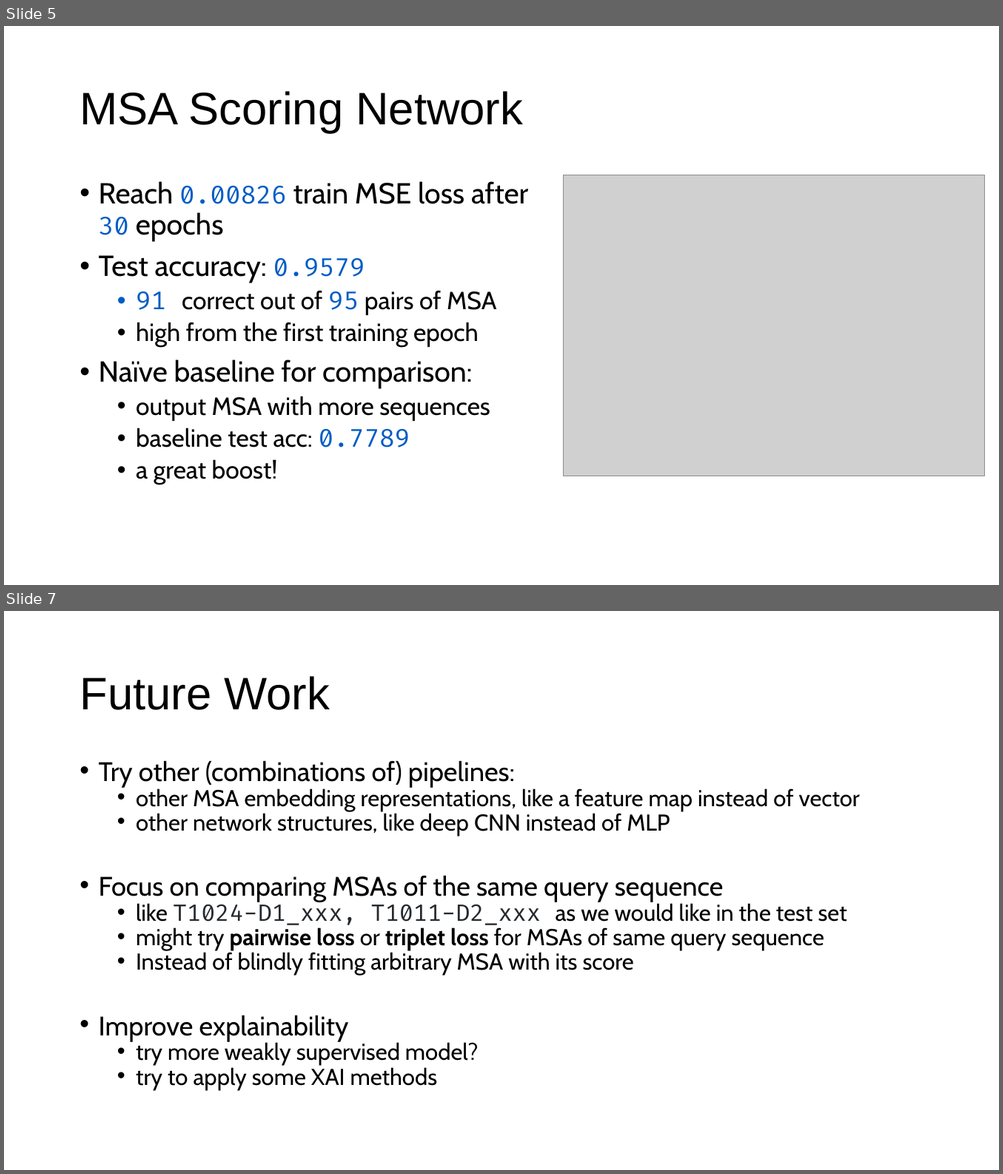
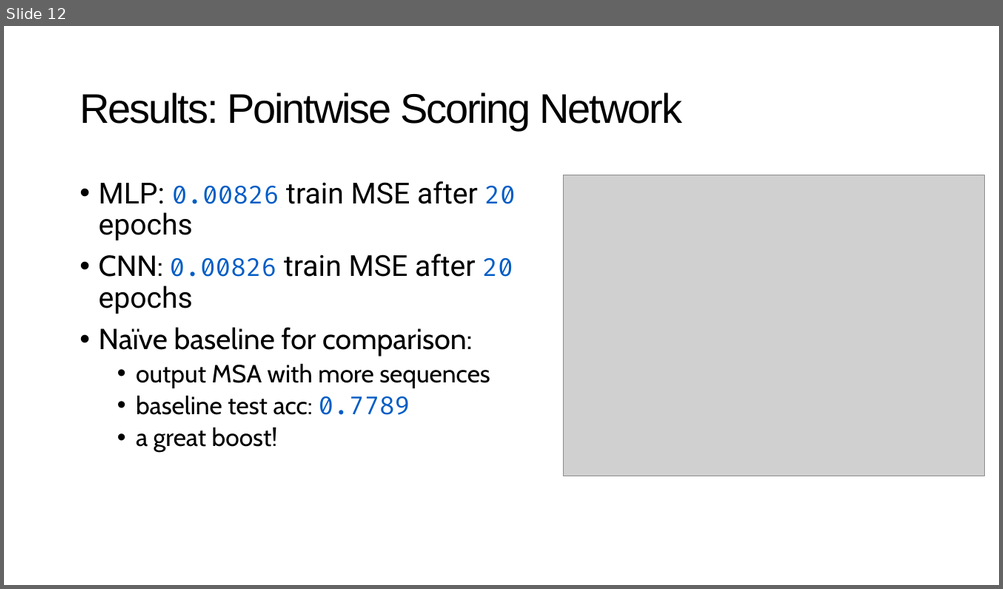
Before and after one commit to NaiL23/ShanghaiTech-CS177H-MSA-Scoring, a slide deck: report/presentation.pptx. Shown one above the other, each under a label of ours: slides 5 and 7 before the commit, slide 12 after it; the slides between them are not shown. The pictures are 1003x1174 and 1003x589 pixels, drawn with LibreOffice and Linux fonts; fonts in the diff are those of the drawing; grey boxes stand for pictures. Boxes give left, top, right and bottom in pixels: in the first picture for what was removed or moved away, otherwise in the second. Text is boxed around its words. In the diff, an @@ line names an element or a change of style, - is before the commit and + after.

```diff
--- a/report/presentation.pptx
+++ b/report/presentation.pptx
@@ slide 7 removed at (4, 611, 999, 1170), background #FFFFFF @@
@@ title removed at (79, 676, 330, 710) @@
-Future Work
@@ text removed at (99, 760, 859, 1091) @@
-• Try other (combinations of) pipelines:
-  • other MSA embedding representations, like a feature map instead of vector
-  • other network structures, like deep CNN instead of MLP
-• Focus on comparing MSAs of the same query sequence
-  • like T1024-D1_xxx, T1011-D2_xxx as we would like in the test set
-  • might try pairwise loss or triplet loss for MSAs of same query sequence
-  • Instead of blindly fitting arbitrary MSA with its score
-• Improve explainability
-  • try more weakly supervised model?
-  • try to apply some XAI methods
@@ what was slide 5 is now slide 12 @@
@@ slide 12 changed as well @@
@@ title at (79, 93, 682, 130): text changed; size 44 to 40 pt @@
-MSA Scoring Network
+Results: Pointwise Scoring Network
@@ text at (99, 181, 515, 314): text changed; size 24 to 28 pt; font Cabin to Roboto @@
-• Reach 0.00826 train MSE loss after 30 epochs
-• Test accuracy: 0.9579
-  • 91 correct out of 95 pairs of MSA
-  • high from the first training epoch
+• MLP: 0.00826 train MSE after 20 epochs
+• CNN: 0.00826 train MSE after 20 epochs
```
Also in this commit, not shown: 1 other slide changed, 12 slides added, 6 other slides removed, 4 other files.
